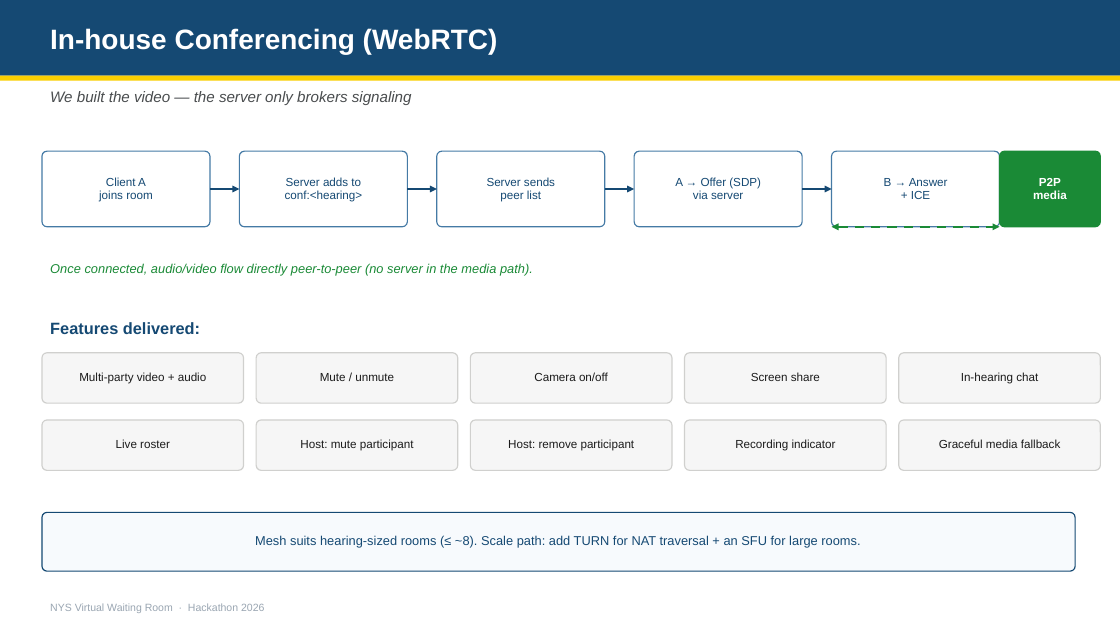
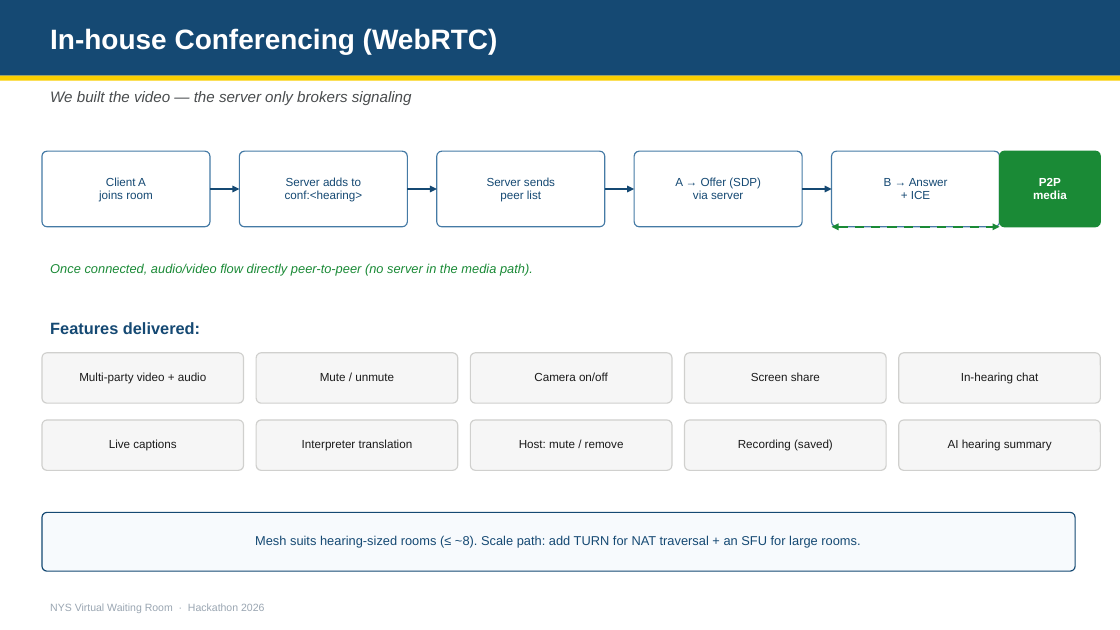
Before and after one commit to senugala46/nys-virtual-waiting-room, a slide deck: slide 7 of VWR-Pitch-Deck.pptx. Drawn at 1120x630 pixels with LibreOffice and Linux fonts; fonts in the diff are those of the drawing. Boxes give left, top, right and bottom in pixels: in the first picture for what was removed or moved away, otherwise in the second. Text is boxed around its words. In the diff, an @@ line names an element or a change of style, - is before the commit and + after.

```diff
--- a/VWR-Pitch-Deck.pptx
+++ b/VWR-Pitch-Deck.pptx
@@ text in rounded rectangle at (109, 439, 176, 451): text changed @@
-Live roster
+Live captions
@@ text in rounded rectangle at (302, 439, 413, 451): text changed @@
-Host: mute participant
+Interpreter translation
@@ text in rounded rectangle at (519, 440, 624, 448): text changed @@
-Host: remove participant
+Host: mute / remove
@@ text in rounded rectangle at (738, 439, 833, 451): text changed @@
-Recording indicator
+Recording (saved)
@@ text in rounded rectangle at (948, 439, 1052, 451): text changed @@
-Graceful media fallback
+AI hearing summary
```
Also in this commit, not shown: 3 other slides changed, 1 other file.
